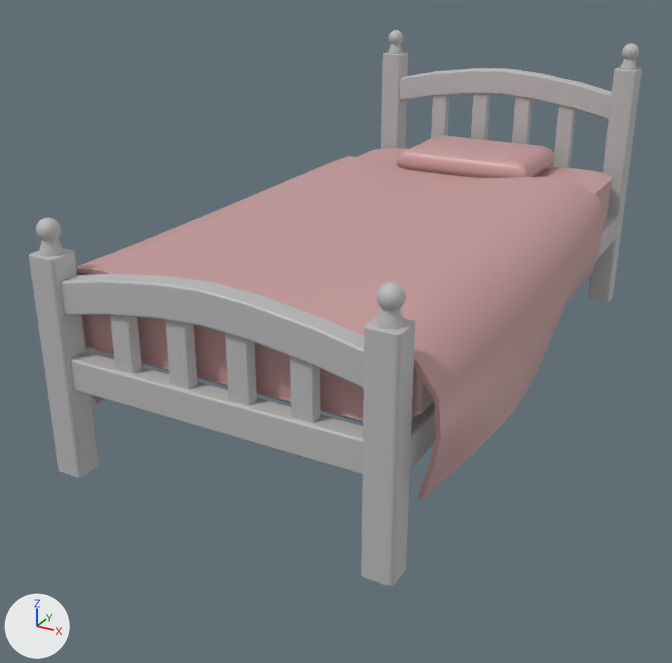
The FBX model Assets/Models/Furniture/Bed.fbx, before and after one commit.
One viewpoint serves both versions: a 50 mm lens placed at (6.32, -6.19, 3.5), pointed at (2.93, -0.03, 0.42). Lighting does not change. The marker at lower left points along +X, +Y and +Z. Where no turn or scale is listed for an object, it has been applied to the vertices.

The first picture shows 'bed_sheet', 'mattres', 'pCube3', 'pCube5', 'pCube6', 'pCube7', 'pCube8', 'post_pCube1', 'slats1', 'slats2'.
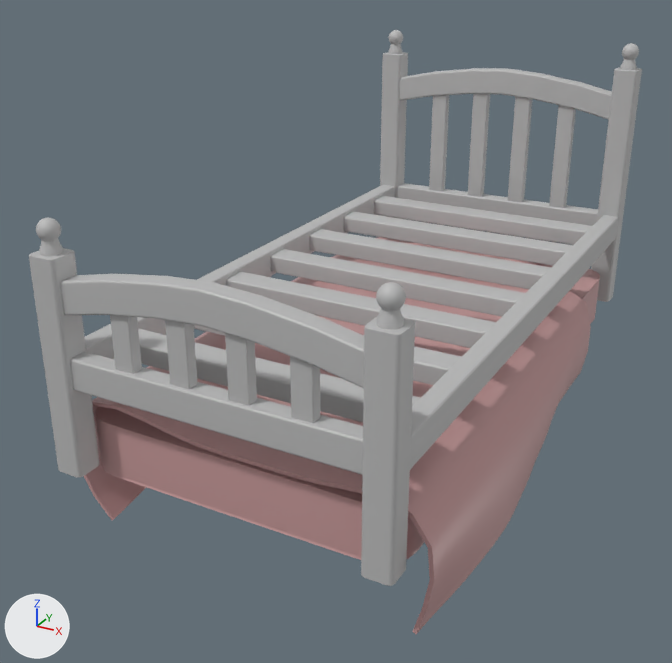
The newer file is also turned or shifted as a whole; pictures and numbers use the older file's frame.

Location of each change, (x1, y1, x2, y2) in pixels of the pictures (672 x 663 px):
'bed_sheet', mesh moved: before (76, 156, 603, 501); after (84, 255, 591, 634)
'mattres', mesh moved: before (83, 148, 612, 421); after (95, 237, 600, 560)
'pCube8', mesh moved: before (396, 135, 555, 178); after (410, 242, 539, 265)
'slats', unchanged, uncovered by the edit: before (141, 362, 363, 422); after (138, 196, 592, 422)
'pCube3', unchanged, uncovered by the edit: (410, 215, 618, 470) in both
'pCube2', unchanged, uncovered by the edit: before (85, 337, 115, 360); after (85, 185, 395, 360)
'pCube4', unchanged, uncovered by the edit: after (397, 183, 598, 226)

Edits to the bpy script that builds the scene:
```text
Change me_mesh_012:
    where me_mesh_012.from_pydata(...)  # 160 vertices, 142 faces; spans x -1.25..1.25, y -2.38..2.38, z -0.21..0.21
    used by ob_mattres; location = (3.22, 0.36, 1.1)
    me_mesh_012 part 3: the whole mesh is moved by (0.0, 0.01, -0.98)
Change me_mesh_010:
    where me_mesh_010.from_pydata(...)  # 218 vertices, 216 faces; spans x -0.649..0.649, y -0.451..0.451, z -0.12..0.12
    used by ob_pcube8; location = (3.22, 2.25, 1.42)
    me_mesh_010 part 1: the whole mesh is moved by (0.0, 0.01, -0.983)
Change me_mesh_011:
    where me_mesh_011.from_pydata(...)  # 882 vertices, 880 faces; spans x -1.52..1.52, y -1.9..1.9, z -0.52..0.52
    used by ob_bed_sheet; location = (3.17, -0.11, 0.94)
    me_mesh_011 part 2: the whole mesh is moved by (0.0, 0.01, -0.98)
```
